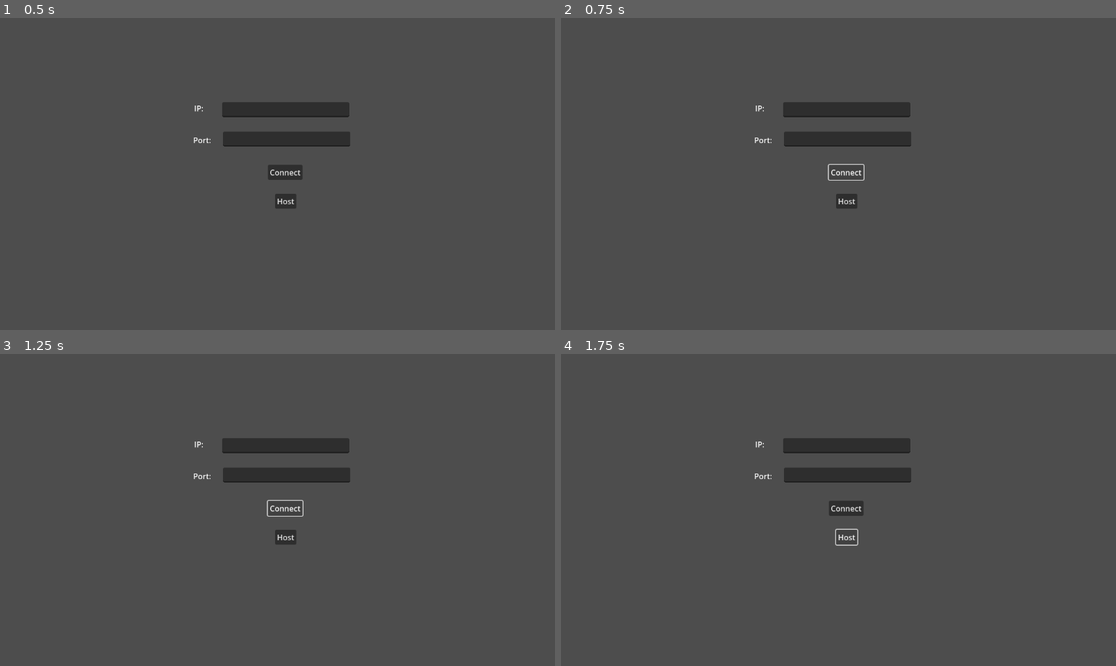
Above: before the commit, frames 1-4 (two rows, left to right).
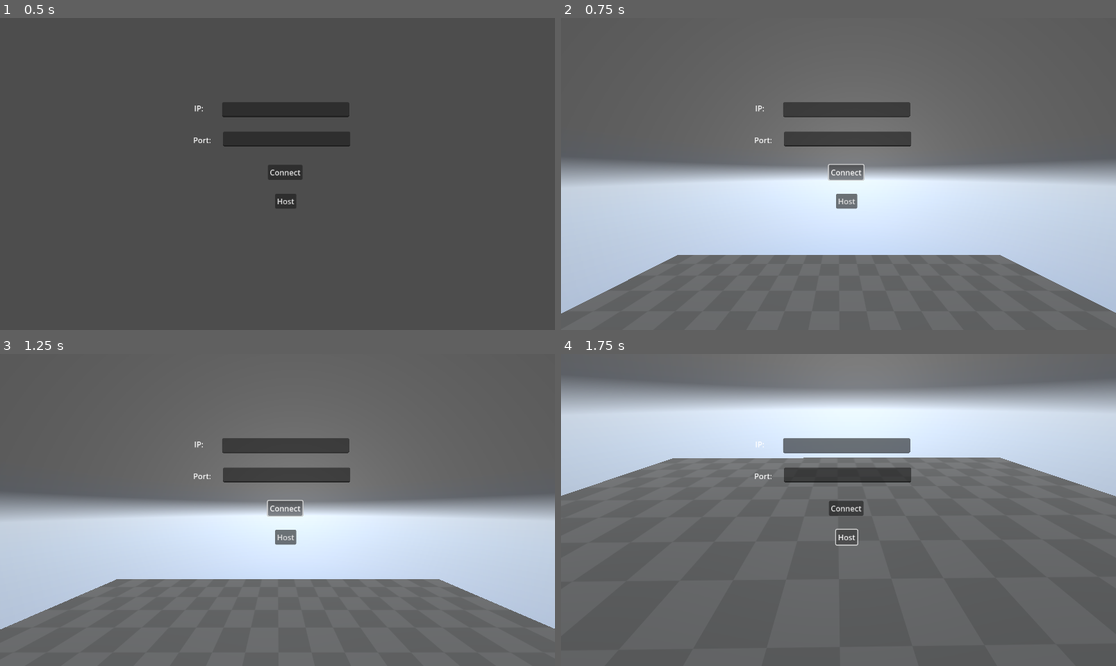
Above: after the commit, the same moments.

Repository: Magifire/FPS_Nugget
Game: Godot game, scene res://Menu.tscn
Two runs of this game, one before a commit and one after it. Both use one fixed random seed, a clock stepped at 60 frames per second and the inputs below. This scene is started directly instead of the project's main scene.
Inputs:
- Up to frame 1 (0.5 s): no input
- Up to frame 2 (0.75 s): click "Connect" at 0.5 s
- Up to frame 3 (1.25 s): no input
- Up to frame 4 (1.75 s): click "Host" at 1.25 s

Frame 1 is identical in both runs. In frame 2, 60% of the frame differs, in the area x 0-100%, y 8-100%; in frame 3, 59%; in frame 4, 66%, in the area x 0-100%, y 0-96%.
Error before the commit: Parse Error: Too few arguments for "create_client()" call. Expected at least 2 but received 1. (res://debug_level_1.tscn::GDScript_82tah:11)
Error after the commit: Invalid type in function 'create_client' in base 'ENetMultiplayerPeer'. Cannot convert argument 2 from String to int. (res://debug_level_1.tscn::GDScript_82tah…

Commit message:
Base multi almost

Diff:
--- a/Menu.gd
+++ b/Menu.gd
@@ -1,16 +1,22 @@
 extends Control
 
 var debug_level = preload("res://debug_level_1.tscn").instantiate()
-var menu = preload("res://Menu.tscn").instantiate()
 var ip = 0
 var connHost = -1
 var port = -1
 
 func _on_connect_button_up():
 	ip = $"IP Input".get_text()
-	if ip.is_valid_ip():
-		connHost = 0
-		port = $"Port Input".get_text()
-		var root = get_tree().root
-		root.add_child(debug_level)
-		root.remove_child(menu)
+
+	connHost = 0
+	port = $"Port Input".get_text()
+	var root = get_tree().root
+	root.add_child(debug_level)
+
+
+
+
+func _on_host_button_up():
+	connHost = 1
+	var root = get_tree().root
+	root.add_child(debug_level)
--- a/Menu.tscn
+++ b/Menu.tscn
@@ -2,7 +2,7 @@
 
 [ext_resource type="Script" path="res://Menu.gd" id="1_gkouu"]
 
-[node name="Control" type="Control"]
+[node name="Main Menu" type="Control"]
 layout_mode = 3
 anchors_preset = 15
 anchor_right = 1.0
@@ -64,3 +64,4 @@
 "
 
 [connection signal="button_up" from="Connect" to="." method="_on_connect_button_up"]
+[connection signal="button_up" from="Host" to="." method="_on_host_button_up"]
--- a/character_body_3d.tscn
+++ b/character_body_3d.tscn
@@ -15,11 +15,10 @@
 shape = SubResource("CapsuleShape3D_ummqd")
 
 [node name="Camera3D" type="Camera3D" parent="."]
-transform = Transform3D(1, 0, 0, 0, 1, 0, 0, 0, 1, 0, 1.62401, 0)
+transform = Transform3D(1, 0, 0, 0, 1, 0, 0, 0, 1, 0, 1.2362, -0.980007)
+fov = 90.0
 
 [node name="Pivot" type="Node3D" parent="."]
 transform = Transform3D(-1, 0, -8.74228e-08, 0, 1, 0, 8.74228e-08, 0, -1, 0, 1, 0)
-visible = false
 
 [node name="Chicken" parent="Pivot" instance=ExtResource("2_37stb")]
-visible = false
--- a/debug_level_1.tscn
+++ b/debug_level_1.tscn
@@ -7,15 +7,21 @@
 [sub_resource type="GDScript" id="GDScript_82tah"]
 script/source = "extends Node
 
-var menu = preload(\"res://Menu.tscn\").instantiate()
+func _ready():
+	var root = get_tree().root
+	var menu = root.get_node(\"Main Menu\")
 
-func _ready():
-	multiplayer
+
 	multiplayer.multiplayer_peer = null
 	var peer = ENetMultiplayerPeer.new()
 
 	if menu.connHost == 0:
-		peer.create_client(menu.ip, )
+		peer.create_client(menu.ip, menu.port)
+		multiplayer.multiplayer_peer = peer
+	elif menu.connHost == 1:
+		peer.create_server(7355, 16)
+
+	root.remove_child(menu)
 "
 
 [sub_resource type="BoxShape3D" id="BoxShape3D_ig4xm"]
@@ -29,9 +35,6 @@
 
 [node name="Debug Level1" type="Node3D"]
 script = SubResource("GDScript_82tah")
-
-[node name="Player" parent="." instance=ExtResource("2_r2mmk")]
-transform = Transform3D(1, 0, 0, 0, 1, 0, 0, 0, 1, 0.0801506, 14.0433, 0.0909195)
 
 [node name="StaticBody3D" type="StaticBody3D" parent="."]
 transform = Transform3D(1, 0, 0, 0, 1, 0, 0, 0, 1, 0, -1, 0)
@@ -55,3 +58,17 @@
 
 [node name="Skybox" parent="." instance=ExtResource("3_x1o4h")]
 transform = Transform3D(1, 0, 0, 0, 1, 0, 0, 0, 1, 34.0592, 17.9548, -40.0645)
+
+[node name="MultiplayerSpawner" type="MultiplayerSpawner" parent="."]
+process_mode = 3
+_spawnable_scenes = PackedStringArray("res://character_body_3d.tscn")
+spawn_path = NodePath("../Player Spawner")
+
+[node name="Player Spawner" type="Node3D" parent="."]
+
+[node name="Player" parent="Player Spawner" instance=ExtResource("2_r2mmk")]
+transform = Transform3D(1, 0, 0, 0, 1, 0, 0, 0, 1, 0.0801506, 14.0433, 0.0909195)
+
+[node name="MultiplayerSynchronizer" type="MultiplayerSynchronizer" parent="."]
+process_mode = 3
+visibility_update_mode = 1
--- a/project.godot
+++ b/project.godot
@@ -21,34 +21,40 @@
 "deadzone": 0.5,
 "events": [Object(InputEventKey,"resource_local_to_scene":false,"resource_name":"","device":0,"window_id":0,"alt_pressed":false,"shift_pressed":false,"ctrl_pressed":false,"meta_pressed":false,"pressed":false,"keycode":0,"physical_keycode":65,"key_label":0,"unicode":0,"echo":false,"script":null)
 , Object(InputEventKey,"resource_local_to_scene":false,"resource_name":"","device":-1,"window_id":0,"alt_pressed":false,"shift_pressed":false,"ctrl_pressed":false,"meta_pressed":false,"pressed":false,"keycode":0,"physical_keycode":4194319,"key_label":0,"unicode":0,"echo":false,"script":null)
+, Object(InputEventJoypadMotion,"resource_local_to_scene":false,"resource_name":"","device":-1,"axis":0,"axis_value":-1.0,"script":null)
 ]
 }
 Right={
 "deadzone": 0.5,
 "events": [Object(InputEventKey,"resource_local_to_scene":false,"resource_name":"","device":-1,"window_id":0,"alt_press …(182 unchanged characters)…
 , Object(InputEventKey,"resource_local_to_scene":false,"resource_name":"","device":-1,"window_id":0,"alt_pressed":false,"shift_pressed":false,"ctrl_pressed":false,"meta_pressed":false,"pressed":false,"keycode":0,"physical_keycode":68,"key_label":0,"unicode":100,"echo":false,"script":null)
+, Object(InputEventJoypadMotion,"resource_local_to_scene":false,"resource_name":"","device":-1,"axis":0,"axis_value":1.0,"script":null)
 ]
 }
 Up={
 "deadzone": 0.5,
 "events": [Object(InputEventKey,"resource_local_to_scene":false,"resource_name":"","device":-1,"window_id":0,"alt_pressed":false,"shift_pressed":false,"ctrl_pressed":false,"meta_pressed":false,"pressed":false,"keycode":0,"physical_keycode":87,"key_label":0,"unicode":119,"echo":false,"script":null)
 , Object(InputEventKey,"resource_local_to_scene":false,"resource_name":"","device":-1,"window_id":0,"alt_pressed":false,"shift_pressed":false,"ctrl_pressed":false,"meta_pressed":false,"pressed":false,"keycode":0,"physical_keycode":4194320,"key_label":0,"unicode":0,"echo":false,"script":null)
+, Object(InputEventJoypadMotion,"resource_local_to_scene":false,"resource_name":"","device":-1,"axis":1,"axis_value":-1.0,"script":null)
 ]
 }
 Down={
 "deadzone": 0.5,
 "events": [Object(InputEventKey,"resource_local_to_scene":false,"resource_name":"","device":-1,"window_id":0,"alt_pressed":false,"shift_pressed":false,"ctrl_pressed":false,"meta_pressed":false,"pressed":false,"keycode":0,"physical_keycode":83,"key_label":0,"unicode":115,"echo":false,"script":null)
 , Object(InputEventKey,"resource_local_to_scene":false,"resource_name":"","device":-1,"window_id":0,"alt_pressed":false,"shift_pressed":false,"ctrl_pressed":false,"meta_pressed":false,"pressed":false,"keycode":0,"physical_keycode":4194322,"key_label":0,"unicode":0,"echo":false,"script":null)
+, Object(InputEventJoypadMotion,"resource_local_to_scene":false,"resource_name":"","device":-1,"axis":1,"axis_value":1.0,"script":null)
 ]
 }
 Jump={
 "deadzone": 0.5,
 "events": [Object(InputEventKey,"resource_local_to_scene":false,"resource_name":"","device":-1,"window_id":0,"alt_pressed":false,"shift_pressed":false,"ctrl_pressed":false,"meta_pressed":false,"pressed":false,"keycode":0,"physical_keycode":32,"key_label":0,"unicode":32,"echo":false,"script":null)
+, Object(InputEventJoypadButton,"resource_local_to_scene":false,"resource_name":"","device":-1,"button_index":0,"pressure":0.0,"pressed":true,"script":null)
 ]
 }
 Shoot={
 "deadzone": 0.5,
 "events": [Object(InputEventMouseButton,"resource_local_to_scene":false,"resource_name":"","device":-1,"window_id":0,"a …(258 unchanged characters)…
+, Object(InputEventJoypadMotion,"resource_local_to_scene":false,"resource_name":"","device":-1,"axis":5,"axis_value":1.0,"script":null)
 ]
 }
 
